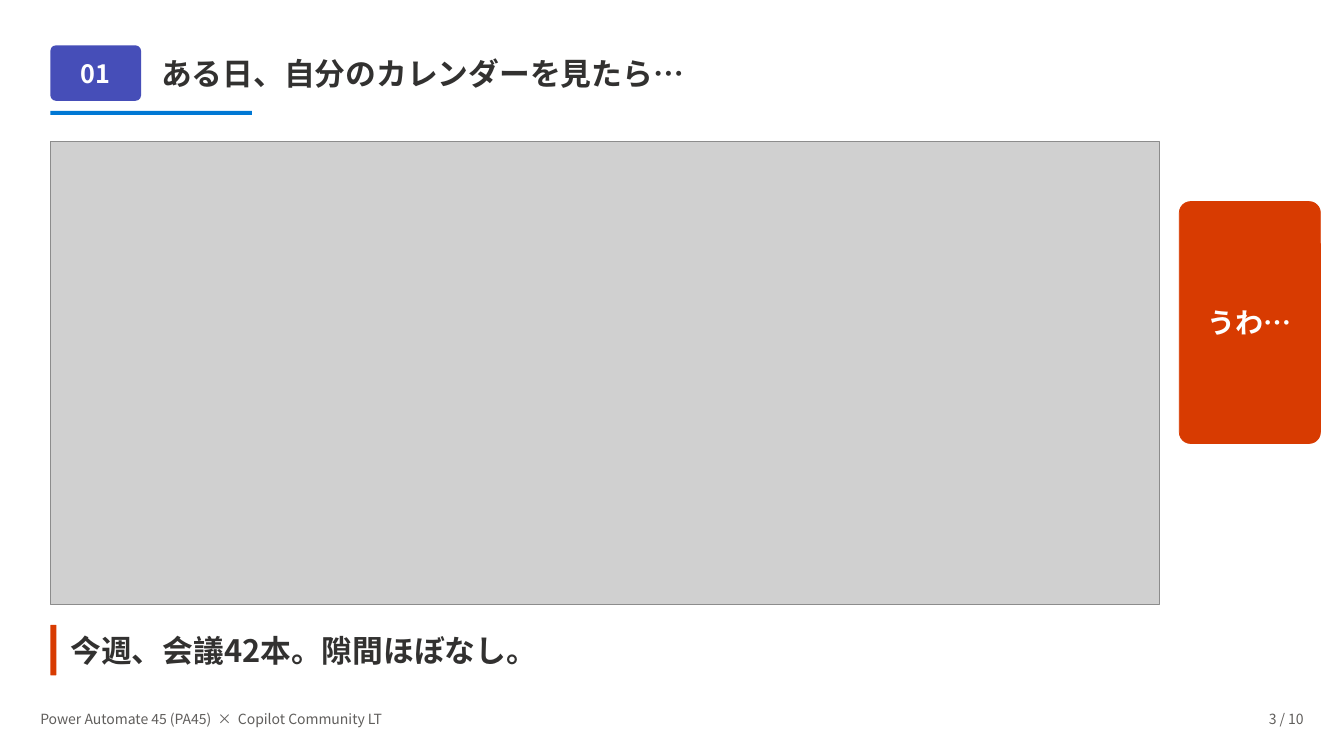
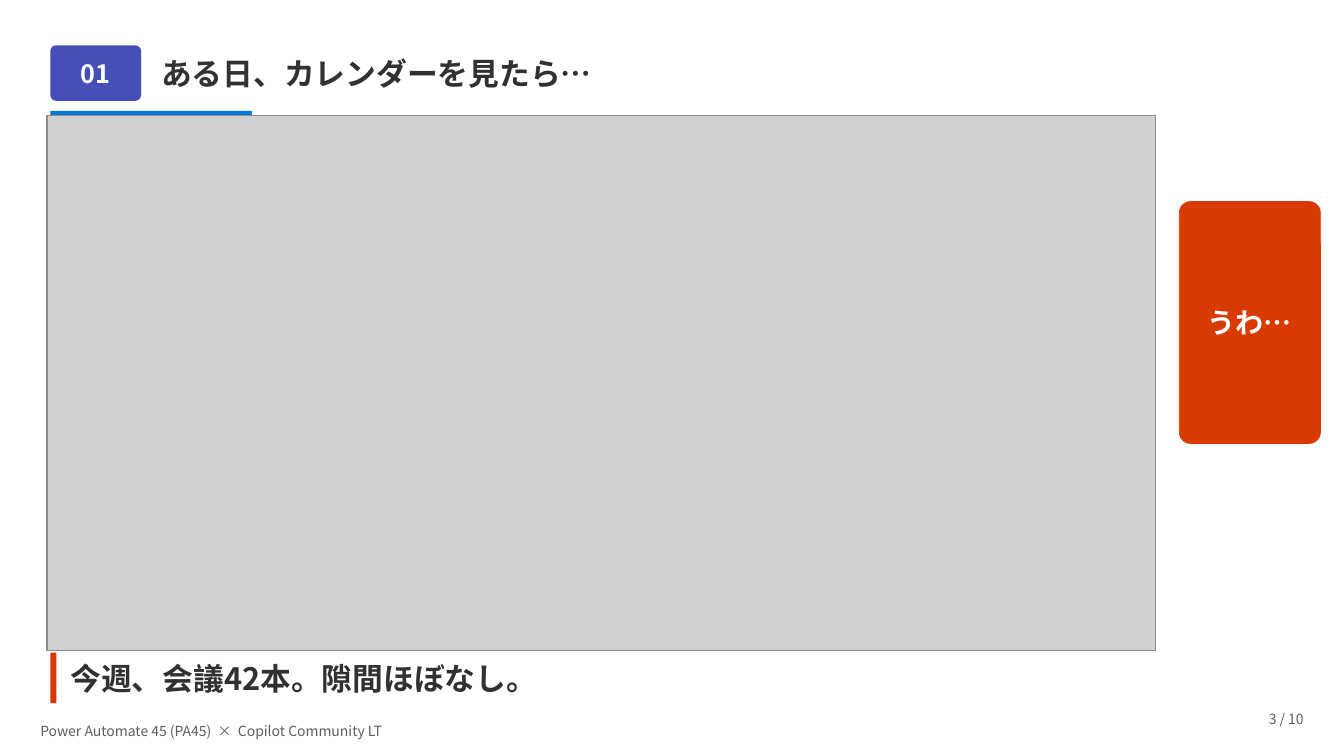
Before and after one commit to Haru-PowerPlatform/pa45, a slide deck: slide 3 of assets/pa45/LT001_Copilot_MeetingCostBot_20260428.pptx. Drawn at 1344x756 pixels with LibreOffice and Linux fonts; fonts in the diff are those of the drawing; grey boxes stand for pictures. Boxes give left, top, right and bottom in pixels: in the first picture for what was removed or moved away, otherwise in the second. Text is boxed around its words. In the diff, an @@ line names an element or a change of style, - is before the commit and + after.

```diff
--- a/assets/pa45/LT001_Copilot_MeetingCostBot_20260428.pptx
+++ b/assets/pa45/LT001_Copilot_MeetingCostBot_20260428.pptx
@@ text at (x1=161, y1=58, x2=591, y2=88): text changed @@
-ある日、自分のカレンダーを見たら…
+ある日、カレンダーを見たら…
@@ picture resized from (x1=50, y1=141, x2=1159, y2=605) to (x1=47, y1=116, x2=1156, y2=650) @@
@@ rounded rectangle moved from (x1=50, y1=625, x2=56, y2=676) to (x1=50, y1=652, x2=56, y2=703) @@
@@ text "今週、会議42本。隙間ほぼなし。" moved from (x1=71, y1=635, x2=538, y2=665) to (x1=71, y1=663, x2=538, y2=693) @@
@@ text "Power Automate 45 (PA45) × ..." moved from (x1=40, y1=712, x2=382, y2=727) to (x1=40, y1=724, x2=382, y2=739) @@
```
Also in this commit, not shown: 6 other slides changed, 1 slide removed.
